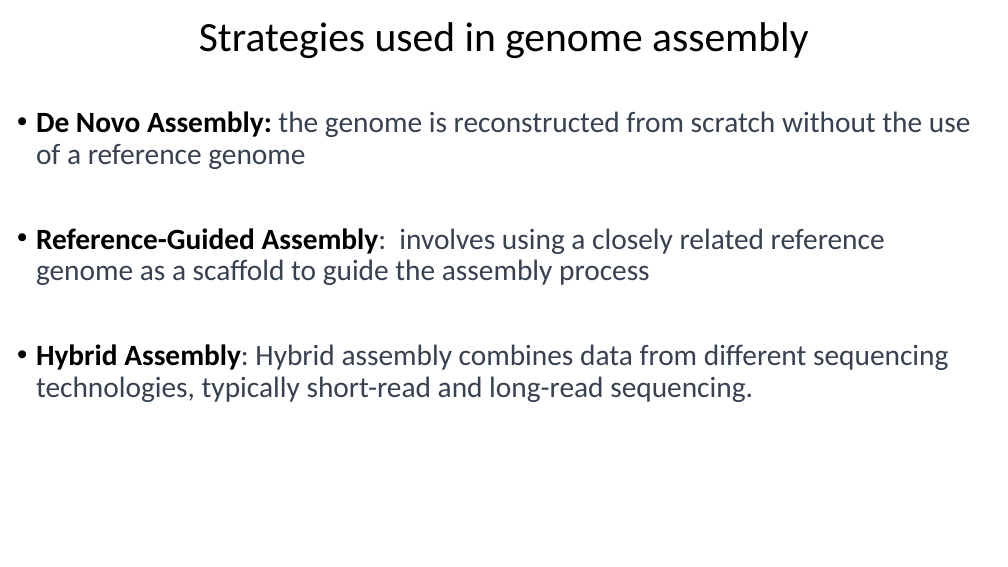
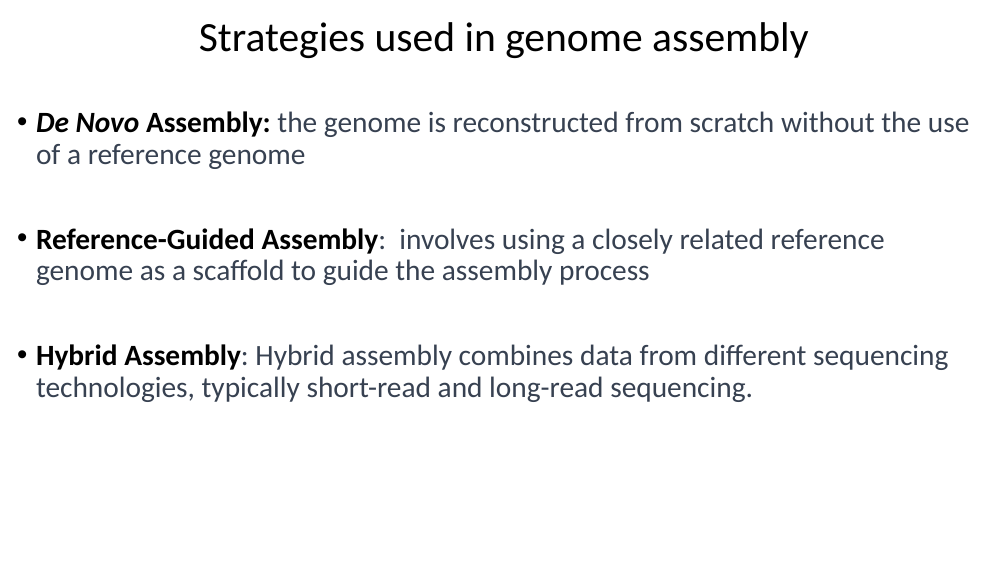
Before and after one commit to Jokendo-collab/aced-bioinfo, a slide deck: slide 3 of JavanIntroSlides/intro2assembly_part1.pptx. Drawn at 1008x567 pixels with LibreOffice and Linux fonts; fonts in the diff are those of the drawing. Boxes give left, top, right and bottom in pixels: in the first picture for what was removed or moved away, otherwise in the second. Text is boxed around its words. In the diff, an @@ line names an element or a change of style, - is before the commit and + after.

```diff
--- a/JavanIntroSlides/intro2assembly_part1.pptx
+++ b/JavanIntroSlides/intro2assembly_part1.pptx
@@ text at (36,111,970,169): italic on in "De Novo" @@
```
Also in this commit, not shown: 8 other slides changed, 1 other file.
